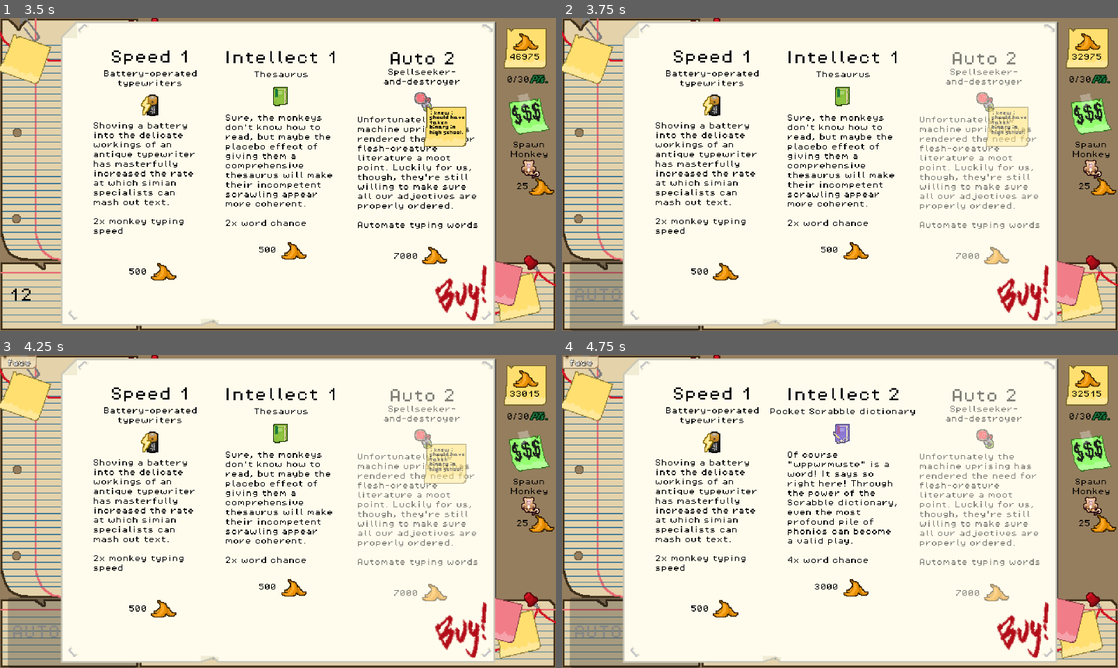
Above: before the commit, frames 1-4 (two rows, left to right).
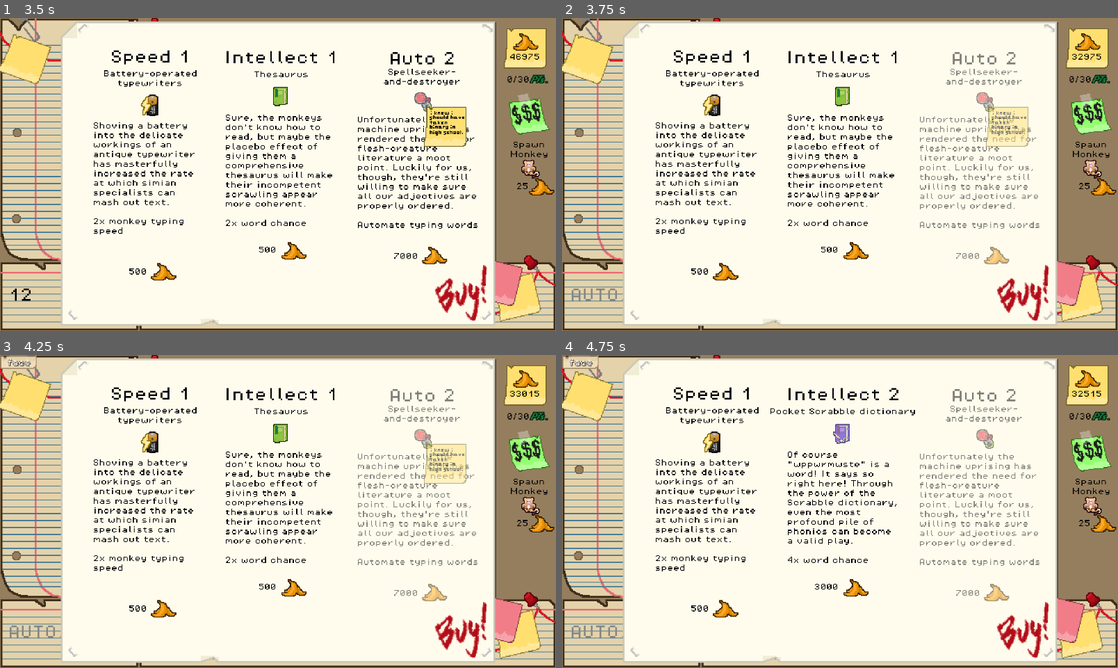
Above: after the commit, the same moments.

Repository: levienk/GMTK-Game-Jam-2024
Game: Godot game, scene res://game.tscn
Two runs of this game, one before a commit and one after it. Both use one fixed random seed, a clock stepped at 60 frames per second and the inputs below. Sound files missing from this copy of the repository are replaced by a short silence.
Inputs (mouse positions are in pixels of both pictures, inside the frame that each line leads up to):
- Up to frame 1 (3.5 s): click (72, 296) at 0.52 s; type "12" at 0.6 s; click "25" at 1.25 s; click (528, 115) at 2 s; click "3000" at 2.75 s
- Up to frame 2 (3.75 s): click "7000" at 3.5 s
- Up to frame 3 (4.25 s): no input
- Up to frame 4 (4.75 s): click "500" at 4.25 s

Frame 1 is identical in both runs. In frame 2, 2.2% of the frame differs, in the area x 1-25%, y 77-100%; in frame 3, 2.2%; in frame 4, 2.2%.

Commit message:
Fix LineEdit transparency when disabled

Diff:
--- a/interface/line_edit.gd
+++ b/interface/line_edit.gd
@@ -52,6 +52,7 @@
 	editable = false
 	auto_mode = true
 
+
 func _on_auto_2_enabled():
 	$Timer.start()
 
--- a/interface/line_edit.tscn
+++ b/interface/line_edit.tscn
@@ -1,8 +1,10 @@
-[gd_scene load_steps=4 format=3 uid="uid://c1ociivssjn43"]
+[gd_scene load_steps=5 format=3 uid="uid://c1ociivssjn43"]
 
 [ext_resource type="Script" path="res://interface/line_edit.gd" id="1_qcjmj"]
 
 [sub_resource type="StyleBoxEmpty" id="StyleBoxEmpty_bnobm"]
+
+[sub_resource type="StyleBoxEmpty" id="StyleBoxEmpty_biyjk"]
 
 [sub_resource type="StyleBoxEmpty" id="StyleBoxEmpty_ln60j"]
 
@@ -13,6 +15,7 @@
 theme_override_colors/font_placeholder_color = Color(0.52312, 0.52312, 0.52312, 1)
 theme_override_colors/font_color = Color(0, 0, 0, 1)
 theme_override_styles/focus = SubResource("StyleBoxEmpty_bnobm")
+theme_override_styles/read_only = SubResource("StyleBoxEmpty_biyjk")
 theme_override_styles/normal = SubResource("StyleBoxEmpty_ln60j")
 placeholder_text = "Type..."
 script = ExtResource("1_qcjmj")
